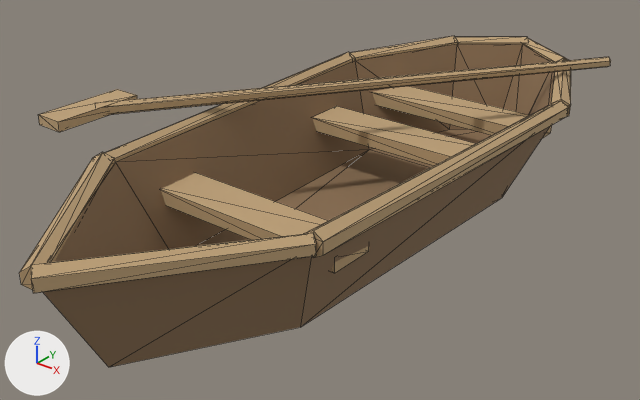
A saved change to the glTF model public/assets/models/boat.glb.
Before and after are seen from a 50 mm camera at (2.59, -3.54, 2.35) aimed at (-0.13, -0.14, 0.24). The axes (+X, +Y, +Z) are drawn at lower left. The lights are the same throughout. The first picture is the older version. Mesh edges are drawn as thin lines. Vertices at exactly the same position are counted once.

The older version as bpy lines, for what is in view:
```python
me_boat_hull = bpy.data.meshes.new('boat_hull')
me_boat_hull.from_pydata(...)  # 172 vertices, 288 faces; spans x -1.1..0.78, y -2.03..1.98, z 0.1..0.81
# faces by material slot: [60, 228]
me_boat_hull.materials.append(mat_way_olive_wood)  # brown #8e7355
me_boat_hull.materials.append(mat_way_sun_bleached_wood)  # brown #bfa279
ob_boat = bpy.data.objects.new('boat', me_boat_hull)
ob_boat.location = (0.0, 0.0, 0.0)
```
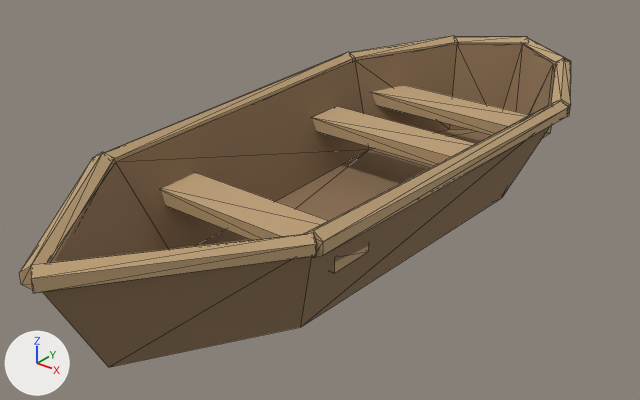
The change in detail:
me_boat_hull is used by ob_boat; location (0.0, 0.0, 0.0).
me_boat_hull had 172 vertices, 288 faces and spanned x -1.1..0.78, y -2.03..1.98, z 0.1..0.81.
me_boat_hull now has 152 vertices, 256 faces and spans x -0.78..0.78, y -2.03..1.98, z 0.1..0.72.
me_boat_hull part 1: the loose piece of 12 vertices spanning x -1.03..0.72, y -0.92..1.62, z 0.73..0.81 is deleted.
me_boat_hull part 2: the loose piece of 8 vertices spanning x -1.1..-0.94, y -1.17..-0.67, z 0.75..0.81 is deleted.

Location of each change, (x1, y1, x2, y2) in pixels of the pictures (640 x 400 px):
'boat', reshaped (7% narrower): before (19, 36, 611, 367); after (19, 36, 571, 367)
part 1 of me_boat_hull, deleted (brown): before (95, 57, 611, 114)
part 2 of me_boat_hull, deleted (brown): before (38, 89, 137, 132)
